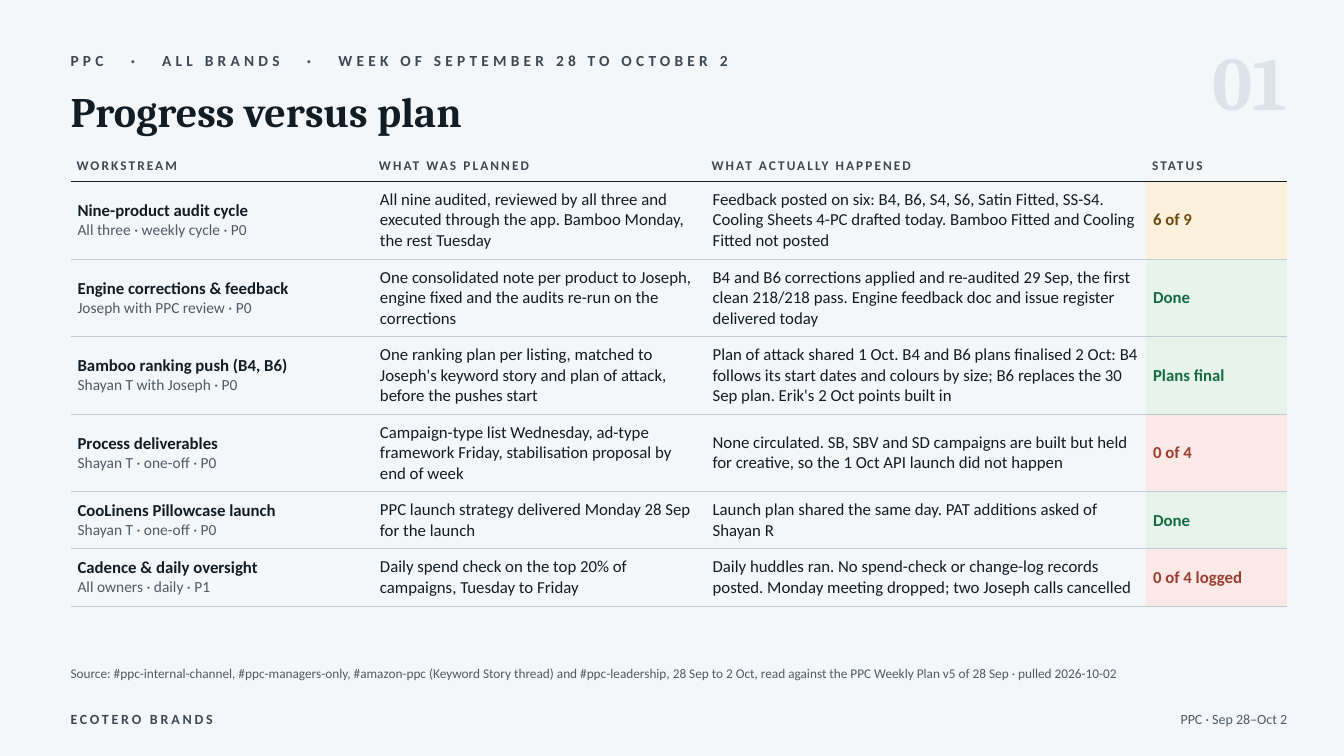
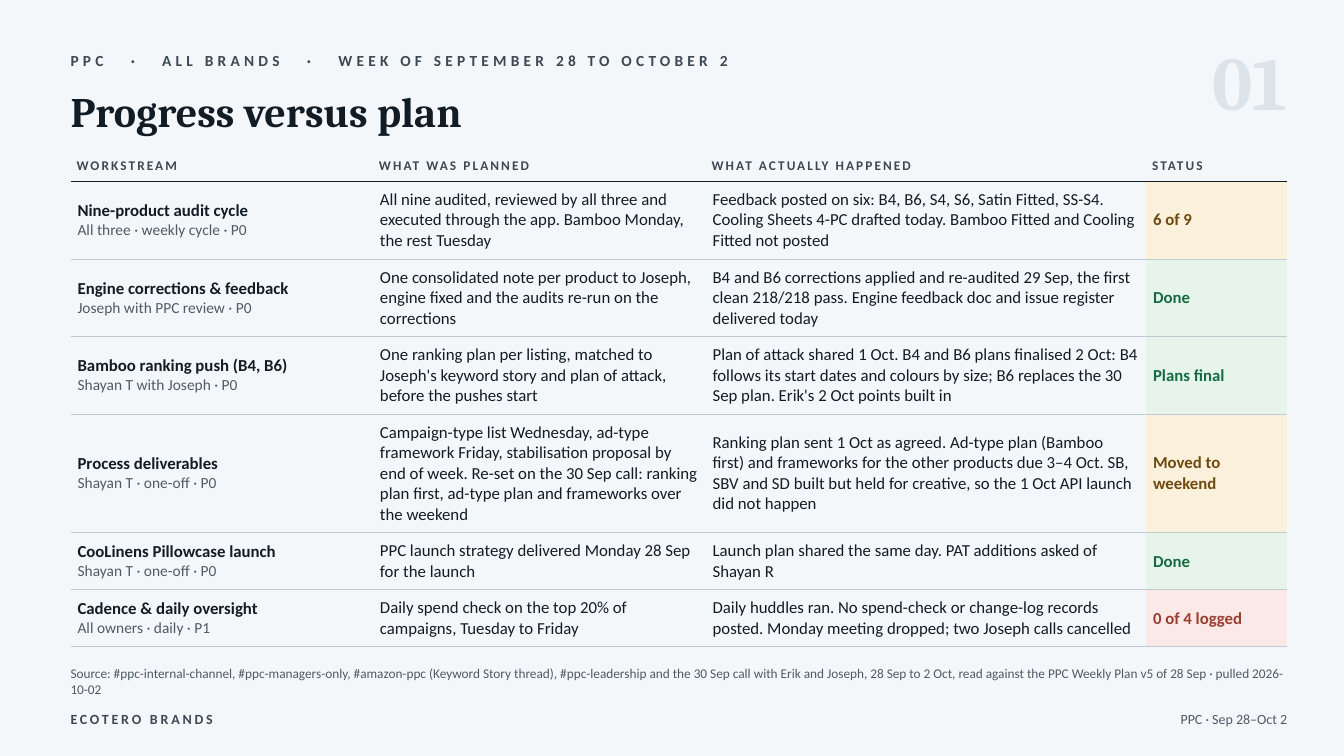
Before and after one commit to zarlish-web/PPC-Audit-, a slide deck: slide 2 of deliverables/PPC_Weekly_Review_Sep28-Oct2.pptx. Drawn at 1344x756 pixels with LibreOffice and Linux fonts; fonts in the diff are those of the drawing. Boxes give left, top, right and bottom in pixels: in the first picture for what was removed or moved away, otherwise in the second. Text is boxed around its words. In the diff, an @@ line names an element or a change of style, - is before the commit and + after.

```diff
--- a/deliverables/PPC_Weekly_Review_Sep28-Oct2.pptx
+++ b/deliverables/PPC_Weekly_Review_Sep28-Oct2.pptx
@@ table at (71, 156, 1288, 641) @@
-row 5: Process deliverables / Shayan T · one-off · P0 | Campaign-type list Wednesday, ad-type framework Friday, stabilisation proposal by end of week | None circulated. SB, SBV and SD campaigns are built but held for creative, so the 1 Oct API launch did not happen | 0 of 4
+row 5: Process deliverables / Shayan T · one-off · P0 | Campaign-type list Wednesday, ad-type framework Friday, stabilisation proposal by end of week. Re-set on the 30 Sep call: ranking plan first, ad-type plan and frameworks over the weekend | Ranking plan sent 1 Oct as agreed. Ad-type plan (Bamboo first) and frameworks for the other products due 3–4 Oct. SB, SBV and SD built but held for creative, so the 1 Oct API launch did not happen | Moved to weekend
@@ fill #FAE9E6 to #FBF0DC in row 5, column 4 @@
@@ text at (71, 668, 1283, 694): text changed @@
-Source: #ppc-internal-channel, #ppc-managers-only, #amazon-ppc (Keyword Story thread) and #ppc-leadership, 28 Sep to 2 Oct, read against the PPC Weekly Plan v5 of 28 Sep · pulled 2026-10-02
+Source: #ppc-internal-channel, #ppc-managers-only, #amazon-ppc (Keyword Story thread), #ppc-leadership and the 30 Sep call with Erik and Joseph, 28 Sep to 2 Oct, read against the PPC Weekly Plan v5 of 28 Sep · pulled 2026-10-02
```
Also in this commit, not shown: 2 other slides changed.
